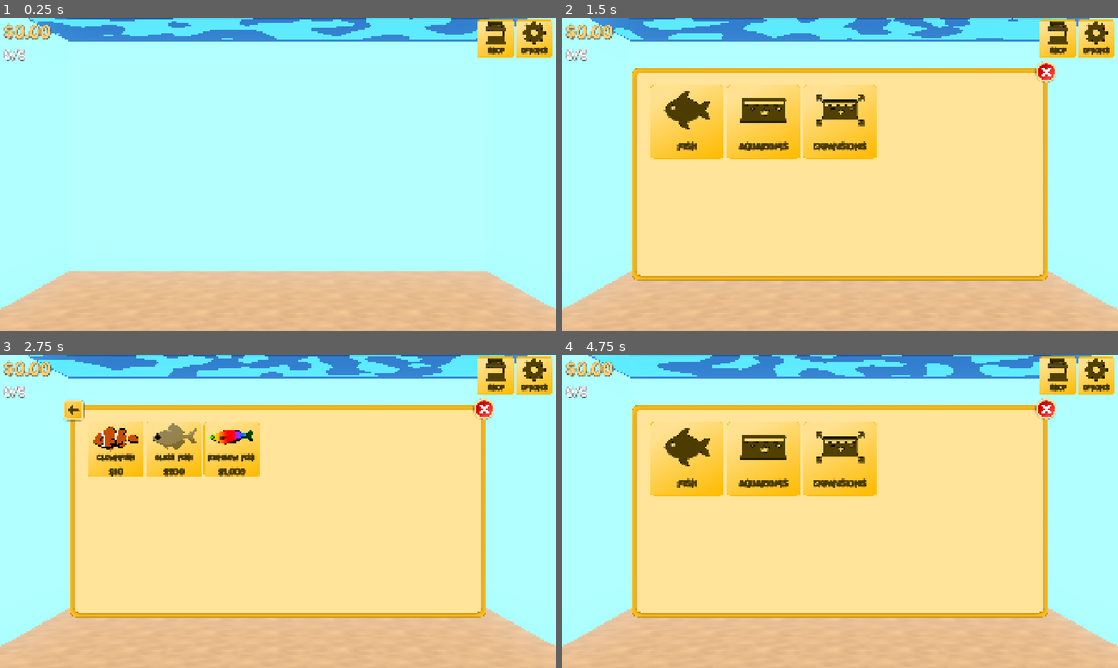
Above: before the commit, frames 1-4 (two rows, left to right).
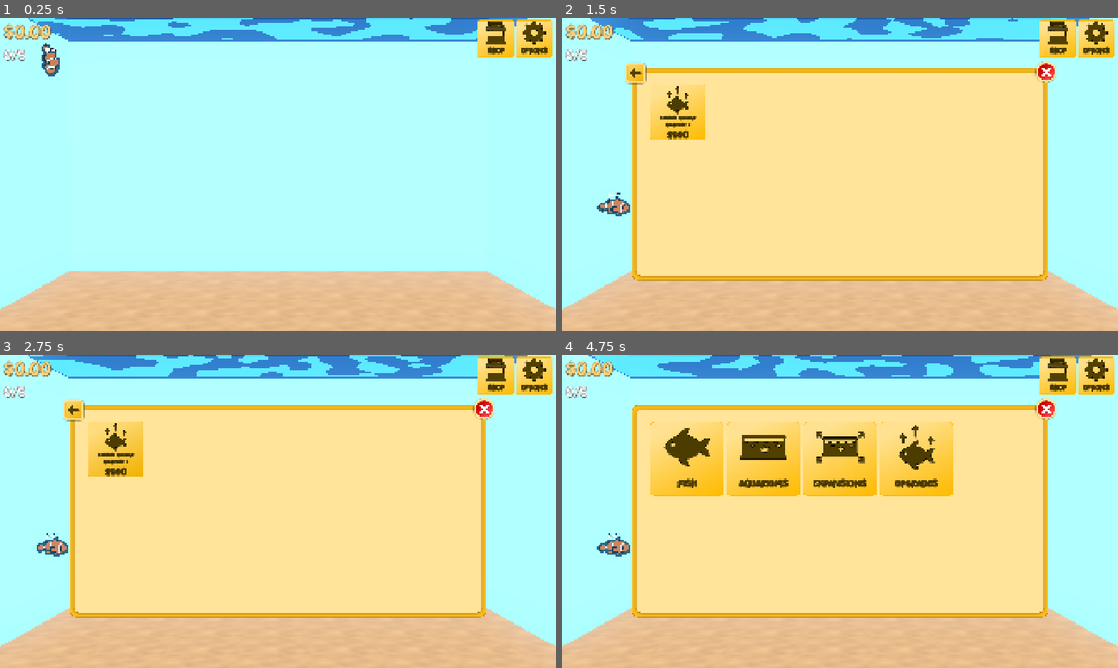
Above: after the commit, the same moments.

Repository: AyyBee123/Fish-Incremental-Game
Game: Godot game, scene res://Scenes/Aquarium/aquarium.tscn
Two runs of this game, one before a commit and one after it. Both use one fixed random seed, a clock stepped at 60 frames per second and the inputs below.
Inputs (mouse positions are in pixels of both pictures, inside the frame that each line leads up to):
- Up to frame 1 (0.25 s): no input
- Up to frame 2 (1.5 s): move the mouse to (962, 158) at 0.52 s; press the mouse at (962, 158) at 0.53 s; tap S (shop) at 0.77, 0.8, 1.07 s; release the mouse at (962, 158) at 1.25 s; click (917, 121) at 1.25 s, where only the run after the commit has a clickable "Upgrades"
- Up to frame 3 (2.75 s): click (116, 448) at 2 s, where only the run after the commit has a clickable "$500"
- Up to frame 4 (4.75 s): move the mouse to (728, 527) at 2.77 s; hold Escape (back) 2.78-3.53 s; tap S (shop) at 2.85, 3.02, 3.32, 3.8, 4.52 s; click (728, 527) at 3.05 s; move the mouse to (895, 442) at 3.52 s; press the mouse at (895, 442) at 3.53 s; move the mouse to (812, 574) at 4.27 s; release the mouse at (812, 574) at 4.28 s; right-click (812, 574) at 4.35 s; click (812, 574) at 4.55 s

The runs differ from the first frame. In frame 1, 0.3% of the frame differs, in the area x 7-11%, y 8-19%; in frame 2, 8.2%, in the area x 6-57%, y 14-64%; in frame 3, 4.0%; in frame 4, 3.0%.
Error before the commit: Parse Error: Function "get_total_click_increase()" not found in base self. (res://Scripts/Resources/Fish)

Commit message:
added functional upgrade

Diff:
--- /dev/null
+++ b/Resources/Upgrades/passive_income_2.tres
@@ -0,0 +1,18 @@
+[gd_resource type="Resource" script_class="FishUpgradeResource" format=3 uid="uid://dvlwy0ba5b61q"]
+
+[ext_resource type="Script" uid="uid://fb7rj870bqjh" path="res://Scripts/Resources/Upgrades/passive_income_effect.gd" id="1_ncepg"]
+[ext_resource type="Script" uid="uid://ch11dx2xy25xy" path="res://Scripts/Resources/Upgrades/upgrade_resource.gd" id="2_j2wqe"]
+
+[sub_resource type="Resource" id="Resource_5q2r0"]
+script = ExtResource("1_ncepg")
+passive_income_percent = 0.02
+metadata/_custom_type_script = "uid://fb7rj870bqjh"
+
+[resource]
+script = ExtResource("2_j2wqe")
+id = "PI_2"
+upgrade_name = "Passive Income Increase 2"
+description = "Passive Income +2%"
+price = 500.0
+effect = SubResource("Resource_5q2r0")
+metadata/_custom_type_script = "uid://ch11dx2xy25xy"
--- a/Scenes/Globals/game_manager.tscn
+++ b/Scenes/Globals/game_manager.tscn
@@ -5,7 +5,12 @@
 [ext_resource type="Resource" uid="uid://df20jvqg3ut1w" path="res://Resources/Species/clownfish.tres" id="3_rlibi"]
 [ext_resource type="Resource" uid="uid://buyn1qlie2arr" path="res://Resources/Species/glassfish.tres" id="4_vdvrv"]
 [ext_resource type="Resource" uid="uid://tgs88p7e0acj" path="res://Resources/Species/rainbowfish.tres" id="5_0aimm"]
+[ext_resource type="Script" uid="uid://ch11dx2xy25xy" path="res://Scripts/Resources/Upgrades/upgrade_resource.gd" id="6_vdvrv"]
+[ext_resource type="Resource" uid="uid://dvlwy0ba5b61q" path="res://Resources/Upgrades/passive_income_2.tres" id="7_0aimm"]
 
 [node name="GameManager" type="Node" unique_id=1040028158]
 script = ExtResource("1_hargk")
 available_fish = Array[ExtResource("2_y52mb")]([ExtResource("3_rlibi"), ExtResource("4_vdvrv"), ExtResource("5_0aimm")])
+individual_fish_upgrades = null
+species_upgrades = null
+global_upgrades = Array[ExtResource("6_vdvrv")]([ExtResource("7_0aimm")])
--- a/Scenes/UI/shop.tscn
+++ b/Scenes/UI/shop.tscn
@@ -15,6 +15,7 @@
 [ext_resource type="FontFile" uid="uid://cktsncv23dr1s" path="res://Fonts/Font.ttf" id="8_een5p"]
 [ext_resource type="Texture2D" uid="uid://0affxqjg577m" path="res://Assets/UI/Icons/Aquarium Icon.png" id="10_w2r4i"]
 [ext_resource type="Texture2D" uid="uid://dx2s34plehbia" path="res://Assets/UI/Icons/Capacity Icon.png" id="12_vnhp2"]
+[ext_resource type="Texture2D" uid="uid://dcr7nf7eq00n4" path="res://Assets/UI/Icons/Upgrade Icon.png" id="13_yse77"]
 [ext_resource type="BitMap" uid="uid://b60xoafhwbyi" path="res://Assets/UI/Masks/Close Button_click_mask.res" id="14_5oyw6"]
 [ext_resource type="Texture2D" uid="uid://c8lu27sanqxrw" path="res://Assets/UI/Back Button.png" id="14_een5p"]
 [ext_resource type="Texture2D" uid="uid://cjp5c2godqy3s" path="res://Assets/UI/Back Button Pressed.png" id="15_w2r4i"]
@@ -220,6 +221,48 @@
 horizontal_alignment = 1
 vertical_alignment = 1
 
+[node name="UpgradeButton" type="TextureButton" parent="Background/MarginContainer/CategoryView/SelectionGrid" unique_id=328838759]
+layout_mode = 2
+texture_normal = ExtResource("2_gm4r4")
+texture_pressed = ExtResource("4_buvk0")
+texture_hover = ExtResource("5_8pb36")
+texture_click_mask = ExtResource("7_57cgt")
+
+[node name="Icon" type="TextureRect" parent="Background/MarginContainer/CategoryView/SelectionGrid/UpgradeButton" unique_id=1591506537]
+material = SubResource("ShaderMaterial_5h11f")
+layout_mode = 1
+anchors_preset = -1
+anchor_right = 1.0
+anchor_bottom = 0.684
+offset_bottom = -0.104003906
+grow_horizontal = 2
+grow_vertical = 2
+texture = ExtResource("13_yse77")
+expand_mode = 2
+stretch_mode = 5
+
+[node name="Label" type="Label" parent="Background/MarginContainer/CategoryView/SelectionGrid/UpgradeButton" unique_id=224902865]
+layout_mode = 1
+anchors_preset = -1
+anchor_top = 0.684
+anchor_bottom = 0.684
+offset_top = -0.104003906
+offset_right = 256.0
+offset_bottom = 74.895996
+grow_horizontal = 2
+grow_vertical = 0
+theme_override_colors/font_color = Color(0.31851014, 0.25184473, 4.813075e-08, 1)
+theme_override_colors/font_shadow_color = Color(0, 0, 0, 0.5019608)
+theme_override_constants/shadow_offset_x = 1
+theme_override_constants/shadow_offset_y = 2
+theme_override_constants/outline_size = 2
+theme_override_constants/shadow_outline_size = 1
+theme_override_fonts/font = ExtResource("8_een5p")
+theme_override_font_sizes/font_size = 32
+text = "Upgrades"
+horizontal_alignment = 1
+vertical_alignment = 1
+
 [node name="FishView" type="ScrollContainer" parent="Background/MarginContainer" unique_id=622147231]
 unique_name_in_owner = true
 visible = false
@@ -256,6 +299,20 @@
 follow_focus = true
 
 [node name="Grid" type="HFlowContainer" parent="Background/MarginContainer/CapacityView" unique_id=442184978]
+custom_minimum_size = Vector2(1336, 620)
+custom_maximum_size = Vector2(1336, 620)
+layout_mode = 2
+theme_override_constants/h_separation = 8
+theme_override_constants/v_separation = 8
+
+[node name="UpgradeView" type="ScrollContainer" parent="Background/MarginContainer" unique_id=1395761314]
+unique_name_in_owner = true
+visible = false
+layout_mode = 2
+theme = ExtResource("3_5oyw6")
+follow_focus = true
+
+[node name="Grid" type="HFlowContainer" parent="Background/MarginContainer/UpgradeView" unique_id=1267809946]
 custom_minimum_size = Vector2(1336, 620)
 custom_maximum_size = Vector2(1336, 620)
 layout_mode = 2
@@ -289,5 +346,6 @@
 [connection signal="pressed" from="Background/MarginContainer/CategoryView/SelectionGrid/FishButton" to="." method="_on_fish_button_pressed"]
 [connection signal="pressed" from="Background/MarginContainer/CategoryView/SelectionGrid/AquariumButton" to="." method="_on_aquarium_button_pressed"]
 [connection signal="pressed" from="Background/MarginContainer/CategoryView/SelectionGrid/CapacityButton" to="." method="_on_capacity_button_pressed"]
+[connection signal="pressed" from="Background/MarginContainer/CategoryView/SelectionGrid/UpgradeButton" to="." method="_on_upgrade_button_pressed"]
 [connection signal="pressed" from="CloseButton" to="." method="_on_close_button_pressed"]
 [connection signal="pressed" from="BackButton" to="." method="_on_back_button_pressed"]
--- /dev/null
+++ b/Scenes/UI/shop_upgrade_button.tscn
@@ -0,0 +1,94 @@
+[gd_scene format=3 uid="uid://dw6h2ah0nxa47"]
+
+[ext_resource type="Texture2D" uid="uid://bthd8nsa6qhbj" path="res://Assets/UI/Button.png" id="1_jeny2"]
+[ext_resource type="Texture2D" uid="uid://g3h6s3hj0lyu" path="res://Assets/UI/Button Pressed.png" id="2_irvje"]
+[ext_resource type="Texture2D" uid="uid://5i82ptanqjcl" path="res://Assets/UI/Button Hover.png" id="3_fcafw"]
+[ext_resource type="BitMap" uid="uid://0huum2cds88h" path="res://Assets/UI/Masks/Button_click_mask.res" id="4_em1e8"]
+[ext_resource type="Script" uid="uid://b3mnwa6hbtf7n" path="res://Scripts/UI/shop_upgrade_button.gd" id="5_jeny2"]
+[ext_resource type="Shader" uid="uid://2xyd4nbwija5" path="res://Shaders/icon_shader.gdshader" id="6_xvwgv"]
+[ext_resource type="Texture2D" uid="uid://dcr7nf7eq00n4" path="res://Assets/UI/Icons/Upgrade Icon.png" id="7_jeny2"]
+[ext_resource type="FontFile" uid="uid://cktsncv23dr1s" path="res://Fonts/Font.ttf" id="8_mdk77"]
+
+[sub_resource type="ShaderMaterial" id="ShaderMaterial_qvkcs"]
+shader = ExtResource("6_xvwgv")
+shader_parameter/tint_color = Color(0.31764707, 0.2509804, 0, 1)
+shader_parameter/outline_color = Color(0, 0, 0, 1)
+shader_parameter/outline_width = 2.0
+shader_parameter/shadow_color = Color(0, 0, 0, 0.5)
+shader_parameter/shadow_offset = Vector2(2, 4)
+
+[node name="ShopUpgradeButton" type="TextureButton" unique_id=346374264]
+custom_maximum_size = Vector2(192, 192)
+offset_right = 256.0
+offset_bottom = 256.0
+texture_normal = ExtResource("1_jeny2")
+texture_pressed = ExtResource("2_irvje")
+texture_hover = ExtResource("3_fcafw")
+texture_click_mask = ExtResource("4_em1e8")
+stretch_mode = 5
+script = ExtResource("5_jeny2")
+
+[node name="UpgradeImage" type="TextureRect" parent="." unique_id=579608746]
+unique_name_in_owner = true
+material = SubResource("ShaderMaterial_qvkcs")
+layout_mode = 1
+anchors_preset = -1
+anchor_left = 0.031000001
+anchor_right = 0.96900004
+anchor_bottom = 0.59900004
+offset_left = 0.032000065
+offset_top = -1.0
+offset_right = -0.03201294
+offset_bottom = -9.008011
+grow_horizontal = 2
+grow_vertical = 2
+texture = ExtResource("7_jeny2")
+expand_mode = 1
+stretch_mode = 5
+
+[node name="PriceLabel" type="Label" parent="." unique_id=922946001]
+unique_name_in_owner = true
+layout_mode = 1
+anchors_preset = 12
+anchor_top = 1.0
+anchor_right = 1.0
+anchor_bottom = 1.0
+offset_top = -40.0
+grow_horizontal = 2
+grow_vertical = 0
+theme_override_colors/font_color = Color(0.31851014, 0.25184473, 4.813075e-08, 1)
+theme_override_colors/font_shadow_color = Color(0, 0, 0, 0.5019608)
+theme_override_constants/shadow_offset_x = 1
+theme_override_constants/shadow_offset_y = 2
+theme_override_constants/outline_size = 2
+theme_override_constants/shadow_outline_size = 1
+theme_override_fonts/font = ExtResource("8_mdk77")
+theme_override_font_sizes/font_size = 32
+text = "$0"
+horizontal_alignment = 1
+vertical_alignment = 1
+
+[node name="UpgradeLabel" type="Label" parent="." unique_id=73734044]
+unique_name_in_owner = true
+custom_minimum_size = Vector2(192, 60)
+layout_mode = 1
+anchors_preset = -1
+anchor_top = 0.633
+anchor_right = 1.0
+anchor_bottom = 0.633
+offset_top = -25.536003
+offset_bottom = 34.463997
+grow_horizontal = 2
+grow_vertical = 0
+theme_override_colors/font_color = Color(0.31851014, 0.25184473, 4.813075e-08, 1)
+theme_override_colors/font_shadow_color = Color(0, 0, 0, 0.5019608)
+theme_override_constants/shadow_offset_x = 1
+theme_override_constants/shadow_offset_y = 2
+theme_override_constants/outline_size = 2
+theme_override_constants/shadow_outline_size = 1
+theme_override_fonts/font = ExtResource("8_mdk77")
+theme_override_font_sizes/font_size = 16
+text = "Chicken Nuggets Bananas Placeholder"
+horizontal_alignment = 1
+vertical_alignment = 1
+autowrap_mode = 2
--- a/Scripts/Aquarium/aquarium.gd
+++ b/Scripts/Aquarium/aquarium.gd
@@ -109,28 +109,27 @@
 	if not is_instance_valid(selected_fish):
 		return
 
-	if get_total_fish_count() <= 1:
-		return
-
 	var fish: Fish = selected_fish
 	var fish_resource: FishInstanceResource = fish.fish_res
 
+	# count fish across all aquariums
+	var total_fish: int = 0
+	for aquarium: AquariumResource in SaveManager.game_data.owned_aquariums:
+		total_fish += aquarium.fish.size()
+
+	if total_fish <= 1:
+		return
+
+	var sell_price: float = GameManager.get_fish_sell_price(fish_resource)
+
 	deselect_fish()
 
-	# remove from aquarium resource
-	for i in range(aquarium_res.fish.size() - 1, -1, -1):
-		if aquarium_res.fish[i].fish == fish_resource:
-			aquarium_res.fish.remove_at(i)
-			break
-
-	# remove the fish node
 	fish_manager.remove_child(fish)
 	fish.queue_free()
 
-	var sell_price: float = get_fish_sell_price(fish_resource)
 	SaveManager.game_data.money += sell_price
+	SaveManager.save_game()
 
-	SaveManager.save_game()
 	update_capacity_label()
 
 
--- a/Scripts/Globals/game_manager.gd
+++ b/Scripts/Globals/game_manager.gd
@@ -14,9 +14,9 @@
 	[1000000.0, 2000000.0, 3500000.0, 6000000.0, 10000000.0] # Aquarium 5
 ]
 
-@export var individual_fish_upgrades: Array[FishUpgradeResource]
-@export var species_upgrades: Array[FishUpgradeResource]
-@export var global_upgrades: Array[FishUpgradeResource]
+@export var individual_fish_upgrades: Array[UpgradeResource]
+@export var species_upgrades: Array[UpgradeResource]
+@export var global_upgrades: Array[UpgradeResource]
 
 
 func _process(delta: float) -> void:
@@ -41,12 +41,17 @@
 	var increase: float = 0.0
 
 	for upgrade_id: String in fish.purchased_upgrades:
-		var upgrade: FishUpgradeResource = get_upgrade(upgrade_id)
+		var upgrade: UpgradeResource = get_upgrade(upgrade_id)
 		if upgrade and upgrade.effect:
 			increase += upgrade.effect.get_click_increase(fish)
 
 	for upgrade_id: String in fish.species.purchased_upgrades:
-		var upgrade: FishUpgradeResource = get_species_upgrade(upgrade_id)
+		var upgrade: UpgradeResource = get_species_upgrade(upgrade_id)
+		if upgrade and upgrade.effect:
+			increase += upgrade.effect.get_click_increase(fish)
+
+	for upgrade_id: String in SaveManager.game_data.purchased_global_upgrades:
+		var upgrade: UpgradeResource = get_global_upgrade(upgrade_id)
 		if upgrade and upgrade.effect:
 			increase += upgrade.effect.get_click_increase(fish)
 
@@ -57,12 +62,17 @@
 	var multiplier: float = 1.0
 
 	for upgrade_id: String in fish.purchased_upgrades:
-		var upgrade: FishUpgradeResource = get_upgrade(upgrade_id)
+		var upgrade: UpgradeResource = get_upgrade(upgrade_id)
 		if upgrade and upgrade.effect:
 			multiplier *= upgrade.effect.get_click_multiplier(fish)
 
 	for upgrade_id: String in fish.species.purchased_upgrades:
-		var upgrade: FishUpgradeResource = get_species_upgrade(upgrade_id)
+		var upgrade: UpgradeResource = get_species_upgrade(upgrade_id)
+		if upgrade and upgrade.effect:
+			multiplier *= upgrade.effect.get_click_multiplier(fish)
+
+	for upgrade_id: String in SaveManager.game_data.purchased_global_upgrades:
+		var upgrade: UpgradeResource = get_global_upgrade(upgrade_id)
 		if upgrade and upgrade.effect:
 			multiplier *= upgrade.effect.get_click_multiplier(fish)
 
@@ -73,12 +83,17 @@
 	var percent: float = 0.0
 
 	for upgrade_id: String in fish.purchased_upgrades:
-		var upgrade: FishUpgradeResource = get_upgrade(upgrade_id)
+		var upgrade: UpgradeResource = get_upgrade(upgrade_id)
 		if upgrade and upgrade.effect:
 			percent += upgrade.effect.get_passive_income_percent(fish)
 
 	for upgrade_id: String in fish.species.purchased_upgrades:
-		var upgrade: FishUpgradeResource = get_species_upgrade(upgrade_id)
+		var upgrade: UpgradeResource = get_species_upgrade(upgrade_id)
+		if upgrade and upgrade.effect:
+			percent += upgrade.effect.get_passive_income_percent(fish)
+
+	for upgrade_id: String in SaveManager.game_data.purchased_global_upgrades:
+		var upgrade: UpgradeResource = get_global_upgrade(upgrade_id)
 		if upgrade and upgrade.effect:
 			percent += upgrade.effect.get_passive_income_percent(fish)
 
@@ -94,7 +109,7 @@
 	var fish_manager: FishManager = get_tree().get_first_node_in_group("fish_manager")
 
 	for upgrade_id in SaveManager.game_data.purchased_global_upgrades:
-		var upgrade: FishUpgradeResource = get_global_upgrade(upgrade_id)
+		var upgrade: UpgradeResource = get_global_upgrade(upgrade_id)
 
 		if upgrade and upgrade.effect:
 			bonus += upgrade.effect.apply_on_click(clicked_fish, fish_manager)
@@ -102,28 +117,35 @@
 	return bonus
 
 
-func get_upgrade(upgrade_id: String) -> FishUpgradeResource:
-	for upgrade: FishUpgradeResource in individual_fish_upgrades:
+func get_upgrade(upgrade_id: String) -> UpgradeResource:
+	for upgrade: UpgradeResource in individual_fish_upgrades:
 		if upgrade.id == upgrade_id:
 			return upgrade
 
 	return null
 
 
-func get_species_upgrade(upgrade_id: String) -> FishUpgradeResource:
-	for upgrade: FishUpgradeResource in species_upgrades:
+func get_species_upgrade(upgrade_id: String) -> UpgradeResource:
+	for upgrade: UpgradeResource in species_upgrades:
 		if upgrade.id == upgrade_id:
 			return upgrade
 
 	return null
 
 
-func get_global_upgrade(upgrade_id: String) -> FishUpgradeResource:
-	for upgrade: FishUpgradeResource in global_upgrades:
+func get_global_upgrade(upgrade_id: String) -> UpgradeResource:
+	for upgrade: UpgradeResource in global_upgrades:
 		if upgrade.id == upgrade_id:
 			return upgrade
 
 	return null
+
+
+func get_fish_sell_price(fish: FishInstanceResource) -> float:
+	var original_price: float = fish.species.price
+	var upgrade_cost: float = fish.personal_upgrade_spent
+
+	return (original_price + upgrade_cost) * 0.5
 
 
 func add_fish_to_aquarium(fish_instance: FishInstanceResource, aquarium_res: AquariumResource, position: Vector3) -> void:
--- a/Scripts/Globals/preloads.gd
+++ b/Scripts/Globals/preloads.gd
@@ -8,6 +8,7 @@
 const SHOP_FISH_BUTTON = preload("uid://cmc3hvv5acdtu")
 const SHOP_AQUARIUM_BUTTON = preload("uid://dsqb335e0kl8d")
 const SHOP_CAPACITY_BUTTON = preload("uid://cuwyvj8s0b5l1")
+const SHOP_UPGRADE_BUTTON = preload("uid://dw6h2ah0nxa47")
 const AQUARIUM_BUTTON = preload("uid://h2bqmq0fnk3i")
 const SETTINGS = preload("uid://cneiimxcqdkrc")
 const FISH_INFO = preload("uid://dmfa0bhbxdujx")
--- a/Scripts/Resources/Fish Properties/fish_instance_resource.gd
+++ b/Scripts/Resources/Fish Properties/fish_instance_resource.gd
@@ -13,19 +13,3 @@
 @export var purchase_timestamp: int = 0
 
 var aquarium_position: Vector3
-
-
-func earn_passive_income(delta: float) -> void:
-	var income: float = 0.0
-
-	for aquarium: AquariumResource in SaveManager.game_data.owned_aquariums:
-		for fish_data: AquariumFishData in aquarium.fish:
-			var fish: FishInstanceResource = fish_data.fish
-			var click_value: float = fish.species.click_value
-
-			click_value *= 1.0 + get_total_click_increase(fish)
-			click_value *= get_total_click_multiplier(fish)
-
-			income += click_value
-
-	SaveManager.game_data.money += income * delta
--- a/Scripts/Upgrade Effects/chain_click.gd
+++ b/Scripts/Resources/Upgrades/chain_click.gd
@@ -1,5 +1,5 @@
 class_name ChainClickUpgrade
-extends FishUpgradeEffect
+extends UpgradeEffect
 
 @export var click_percent: float = 0.10
 
--- a/Scripts/Upgrade Effects/click_upgrade.gd
+++ b/Scripts/Resources/Upgrades/click_upgrade.gd
@@ -1,5 +1,5 @@
 class_name FlatClickUpgrade
-extends FishUpgradeEffect
+extends UpgradeEffect
 
 @export var click_percent: float = 0.1
 
--- a/Scripts/Upgrade Effects/passive_income_effect.gd
+++ b/Scripts/Resources/Upgrades/passive_income_effect.gd
@@ -1,5 +1,5 @@
 class_name PassiveIncomeUpgradeEffect
-extends FishUpgradeEffect
+extends UpgradeEffect
 
 @export var passive_income_percent: float = 0.01
 
--- a/Scripts/Upgrade Effects/unique_species_effect.gd
+++ b/Scripts/Resources/Upgrades/unique_species_effect.gd
@@ -1,5 +1,5 @@
 class_name UniqueSpeciesUpgrade
-extends FishUpgradeEffect
+extends UpgradeEffect
 
 @export var click_percent_per_species: float = 0.05
 
--- a/Scripts/Upgrade Effects/fish_upgrade_effect.gd
+++ b/Scripts/Resources/Upgrades/upgrade_effect.gd
@@ -1,4 +1,4 @@
-class_name FishUpgradeEffect
+class_name UpgradeEffect
 extends Resource
 
 func get_click_increase(_fish: FishInstanceResource) -> float:
--- a/Scripts/Resources/Upgrades/fish_upgrade_resource.gd
+++ b/Scripts/Resources/Upgrades/upgrade_resource.gd
@@ -1,8 +1,8 @@
-class_name FishUpgradeResource
+class_name UpgradeResource
 extends Resource
 
 @export var id: String
 @export var upgrade_name: String
 @export_multiline var description: String
 @export var price: float
-@export var effect: FishUpgradeEffect
+@export var effect: UpgradeEffect
--- a/Scripts/UI/shop.gd
+++ b/Scripts/UI/shop.gd
@@ -6,6 +6,7 @@
 @onready var fish_view: ScrollContainer = %FishView
 @onready var aquarium_view: ScrollContainer = %AquariumView
 @onready var capacity_view: ScrollContainer = %CapacityView
+@onready var upgrade_view: ScrollContainer = %UpgradeView
 
 
 func _ready() -> void:
@@ -117,11 +118,41 @@
 
 	SaveManager.game_data.money -= price
 	aquarium.purchased_capacity_upgrades[upgrade_id] = true
-	aquarium.max_capacity += 5
+	aquarium.max_capacity += GameManager.capacity_upgrade_increases[upgrade_id]
 
 	SaveManager.save_game()
 	get_tree().current_scene.update_capacity_label()
 	populate_capacity_shop()
+
+
+func populate_upgrade_shop() -> void:
+	for node in upgrade_view.get_node("Grid").get_children():
+		node.queue_free()
+
+	for upgrade: UpgradeResource in GameManager.global_upgrades:
+		var already_purchased: bool = SaveManager.game_data.purchased_global_upgrades.has(upgrade.id)
+		if already_purchased:
+			continue
+
+		var button: ShopUpgradeButton = Preloads.SHOP_UPGRADE_BUTTON.instantiate()
+		button.price = upgrade.price
+		button.upgrade_name = upgrade.upgrade_name
+		button.pressed.connect(buy_upgrade.bind(upgrade))
+		upgrade_view.get_node("Grid").add_child(button)
+
+
+func buy_upgrade(upgrade: UpgradeResource) -> void:
+	if SaveManager.game_data.purchased_global_upgrades.has(upgrade.id):
+		return
+
+	if SaveManager.game_data.money < upgrade.price:
+		return
+
+	SaveManager.game_data.money -= upgrade.price
+	SaveManager.game_data.purchased_global_upgrades.append(upgrade.id)
+
+	SaveManager.save_game()
+	populate_upgrade_shop()
 
 
 func _on_category_view_visibility_changed() -> void:
@@ -155,3 +186,9 @@
 	category_view.hide()
 	populate_capacity_shop()
 	capacity_view.show()
+
+
+func _on_upgrade_button_pressed() -> void:
+	category_view.hide()
+	populate_upgrade_shop()
+	upgrade_view.show()
--- /dev/null
+++ b/Scripts/UI/shop_upgrade_button.gd
@@ -0,0 +1,12 @@
+class_name ShopUpgradeButton
+extends TextureButton
+
+var price: float
+var image: Texture2D
+var upgrade_name: String
+
+
+func _ready() -> void:
+	%PriceLabel.text = "$%s" % Utils.format_number(price)
+	%UpgradeLabel.text = upgrade_name
+	#%UpgradeImage.texture = image
--- a/save_debug.tres
+++ b/save_debug.tres
@@ -1,10 +1,10 @@
-[gd_resource type="Resource" script_class="GameDataResource" format=3 uid="uid://d3duppsb8wn7f"]
+[gd_resource type="Resource" script_class="GameDataResource" format=3]
 
-[ext_resource type="Script" uid="uid://bjsqhwn2biy8l" path="res://Scripts/Resources/Aquarium/aquarium_fish_data.gd" id="1_rf7th"]
-[ext_resource type="Script" uid="uid://hwq1f3htr3g1" path="res://Scripts/Resources/Fish Properties/fish_instance_resource.gd" id="2_fi8q5"]
-[ext_resource type="Resource" uid="uid://tgs88p7e0acj" path="res://Resources/Species/rainbowfish.tres" id="3_ogtgv"]
-[ext_resource type="Script" uid="uid://cnytmjvmnvksy" path="res://Scripts/Resources/Aquarium/aquarium_resource.gd" id="4_5qy27"]
-[ext_resource type="Script" uid="uid://bdxafa1qx55ok" path="res://Scripts/Resources/Data/game_data_resource.gd" id="5_733bx"]
+[ext_resource type="Script" path="res://Scripts/Resources/Aquarium/aquarium_fish_data.gd" id="1_rf7th"]
+[ext_resource type="Script" path="res://Scripts/Resources/Fish Properties/fish_instance_resource.gd" id="2_fi8q5"]
+[ext_resource type="Resource" path="res://Resources/Species/rainbowfish.tres" id="3_ogtgv"]
+[ext_resource type="Script" path="res://Scripts/Resources/Aquarium/aquarium_resource.gd" id="4_5qy27"]
+[ext_resource type="Script" path="res://Scripts/Resources/Data/game_data_resource.gd" id="5_733bx"]
 
 [sub_resource type="Resource" id="Resource_e6l1o"]
 script = ExtResource("2_fi8q5")
@@ -14,15 +14,51 @@
 [sub_resource type="Resource" id="Resource_epgac"]
 script = ExtResource("1_rf7th")
 fish = SubResource("Resource_e6l1o")
-position = Vector3(1.5950675, 14.556783, 8e-44)
-rotation = Vector3(1.9564532e-06, 0.00010565942, 1.4348122)
+position = Vector3(30.959755, 5.113878, 8e-44)
+rotation = Vector3(1.8482627e-06, -1.5286452, 0.21536858)
+
+[sub_resource type="Resource" id="Resource_o2jq1"]
+script = ExtResource("2_fi8q5")
+species = ExtResource("3_ogtgv")
+fish_name = "Anjali"
+purchase_timestamp = 1795371239
+
+[sub_resource type="Resource" id="Resource_ew5c3"]
+script = ExtResource("1_rf7th")
+fish = SubResource("Resource_o2jq1")
+position = Vector3(-15.298887, 7.582082, -3.3487533e-13)
+rotation = Vector3(-8.4887395e-09, -3.1415892, -0.20297065)
+
+[sub_resource type="Resource" id="Resource_erp2p"]
+script = ExtResource("2_fi8q5")
+species = ExtResource("3_ogtgv")
+fish_name = "Lightbulb Fish"
+purchase_timestamp = 1795371240
+
+[sub_resource type="Resource" id="Resource_wigse"]
+script = ExtResource("1_rf7th")
+fish = SubResource("Resource_erp2p")
+position = Vector3(-30.123363, -11.427616, -5.5451726e-13)
+rotation = Vector3(-1.6105665e-07, -3.1415892, -0.8604327)
+
+[sub_resource type="Resource" id="Resource_hao7k"]
+script = ExtResource("2_fi8q5")
+species = ExtResource("3_ogtgv")
+fish_name = "Binky"
+purchase_timestamp = 1795371240
+
+[sub_resource type="Resource" id="Resource_yvp6t"]
+script = ExtResource("1_rf7th")
+fish = SubResource("Resource_hao7k")
+position = Vector3(-0.3079145, 9.268034, 5.442797e-15)
+rotation = Vector3(4.4103817e-07, -6.886011e-07, -0.24735327)
 
 [sub_resource type="Resource" id="Resource_0exl6"]
 script = ExtResource("4_5qy27")
 aquarium_name = "Aquarium 1"
 max_capacity = 10
 purchased_capacity_upgrades = Array[bool]([true, false, false, false, false])
-fish = Array[ExtResource("1_rf7th")]([SubResource("Resource_epgac")])
+fish = Array[ExtResource("1_rf7th")]([SubResource("Resource_epgac"), SubResource("Resource_ew5c3"), SubResource("Resource_wigse"), SubResource("Resource_yvp6t")])
 
 [sub_resource type="Resource" id="Resource_vu0n6"]
 script = ExtResource("4_5qy27")
@@ -36,6 +72,7 @@
 
 [resource]
 script = ExtResource("5_733bx")
-money = 3400.5402333330862
+money = 2556.8134896566944
 owned_aquariums = Array[ExtResource("4_5qy27")]([SubResource("Resource_0exl6"), SubResource("Resource_vu0n6"), SubResource("Resource_lja3u")])
 current_aquarium = SubResource("Resource_0exl6")
+purchased_global_upgrades = Array[String](["PI_2"])
Binary file added: Assets/UI/Icons/Upgrade Icon.png
Not shown, added: Assets/UI/Icons/Upgrade Icon.png.import
Renamed: Scripts/Upgrade Effects/chain_click.gd.uid -> Scripts/Resources/Upgrades/chain_click.gd.uid
Renamed: Scripts/Upgrade Effects/click_upgrade.gd.uid -> Scripts/Resources/Upgrades/click_upgrade.gd.uid
Renamed: Scripts/Upgrade Effects/passive_income_effect.gd.uid -> Scripts/Resources/Upgrades/passive_income_effect.gd.uid
Renamed: Scripts/Upgrade Effects/unique_species_effect.gd.uid -> Scripts/Resources/Upgrades/unique_species_effect.gd.uid
Renamed: Scripts/Upgrade Effects/fish_upgrade_effect.gd.uid -> Scripts/Resources/Upgrades/upgrade_effect.gd.uid
Renamed: Scripts/Resources/Upgrades/fish_upgrade_resource.gd.uid -> Scripts/Resources/Upgrades/upgrade_resource.gd.uid
Not shown, added: Scripts/UI/shop_upgrade_button.gd.uid
